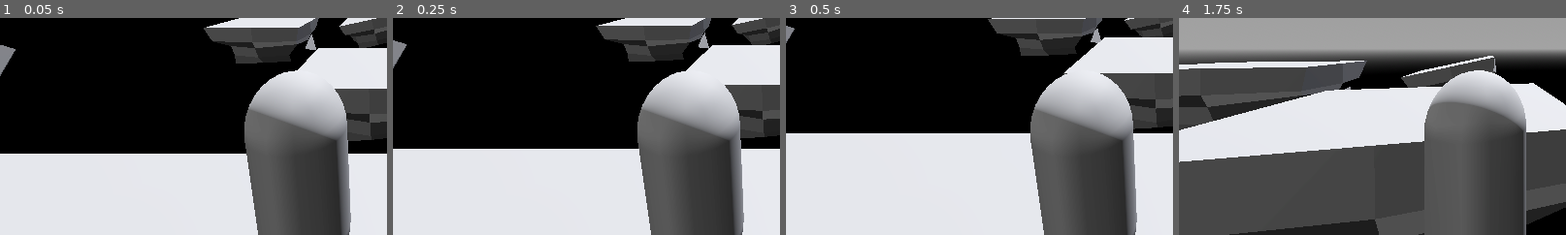
Above: before the commit, frames 1-4 (left to right).
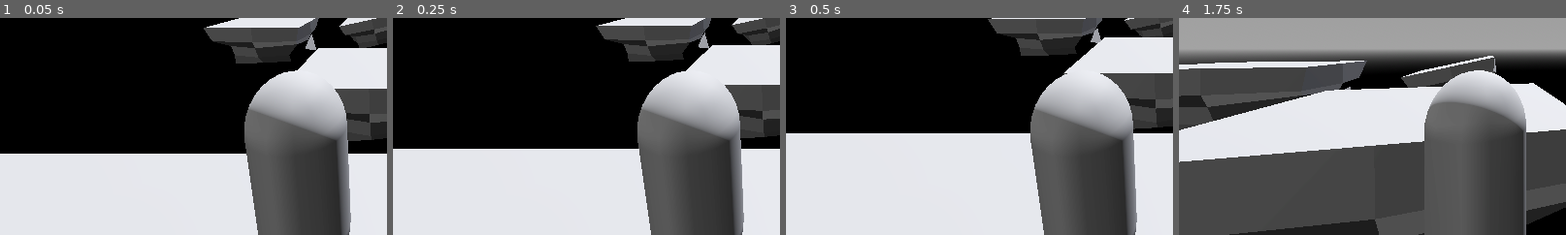
Above: after the commit, the same moments.

Repository: icyfirejosh4352/rigor-mortis
Game: Godot game, scene res://scenes/game.tscn
Two runs of this game, one before a commit and one after it. Both use one fixed random seed, a clock stepped at 60 frames per second and the inputs below.
Inputs (mouse positions are % of the whole screen's width and height, from its top left):
- Up to frame 1 (0.05 s): no input
- Up to frame 2 (0.25 s): no input
- Up to frame 3 (0.5 s): no input
- Up to frame 4 (1.75 s): move the mouse to (45, 70) at 0.52 s; hold Ctrl (slide) 0.53-1.28 s; hold W (forward) from 0.53 s (still down); click (45, 70) at 0.67 s; tap Space (jump) at 0.77, 1.52 s; move the mouse to (57, 51) at 1.27 s; tap Ctrl (slide) at 1.35 s
The pictures show only the part of the screen within x 0-50%, y 42-92%; the shares and areas given below are measured in that part.

The runs differ from the first frame. In frame 1, 0.3% of the frame differs, in the area x 0-5%, y 12-27%; in frame 2, 0.2%; in frame 3, 0.1%; in frame 4, nothing differs.

Commit message:
added half-working wall-running.
Entire movement system rework incoming.

Diff:
--- a/scenes/game.tscn
+++ b/scenes/game.tscn
@@ -50,6 +50,11 @@
 mesh = SubResource("PlaneMesh_lnu2h")
 skeleton = NodePath("../../..")
 
+[node name="MeshInstance3D2" type="MeshInstance3D" parent="platform/StaticBody3D/CollisionShape3D" unique_id=2009811895]
+transform = Transform3D(18.759592, 0, -1.4901161e-08, 0, 1, 0, 4.4703484e-08, 0, 10.000003, -144.41808, -22.141531, -1.4745852)
+mesh = SubResource("PlaneMesh_lnu2h")
+skeleton = NodePath("../../..")
+
 [node name="player" parent="." unique_id=1356530621 instance=ExtResource("1_uwrxv")]
 transform = Transform3D(1, 0, 0, 0, 1, 0, 0, 0, 1, 0.2689495, 6.63983, 0.15692139)
 
@@ -92,7 +97,7 @@
 transform = Transform3D(0.99998766, 0.0048281974, 0.0012136819, -0.0048281974, 0.88112193, 0.47286448, 0.0012136819, -0.47286448, 0.8811344, 18.89642, -2.0028372, 22.67175)
 
 [node name="Node3D8" parent="." unique_id=770572982 instance=ExtResource("2_yqjtg")]
-transform = Transform3D(0.9999978, 0.0002810117, -0.0023789736, -0.002378972, 0.23299184, -0.9724762, 0.00028100796, 0.972479, 0.23299216, -25.944382, 2.39538, -7.3252697)
+transform = Transform3D(4.42, 0, 2.7755576e-17, 0, -4.371139e-08, -1, 0, 1, -4.37114e-08, -100.18473, -8.498196, -2.0116172)
 
 [node name="Node3D9" parent="." unique_id=676891325 instance=ExtResource("2_yqjtg")]
-transform = Transform3D(-0.9999459, -0.010471872, -2.0408455e-08, -0.0024445918, 0.23343271, -0.9723704, 0.010182542, -0.9723169, -0.23344553, -26.095835, 2.39538, 7.5078163)
+transform = Transform3D(-5.5650005, 8.754432e-08, -3.858025e-15, 0, -4.371139e-08, -1, -4.8801303e-07, -1, 4.3711392e-08, -55.2798, 2.39538, 7.209833)
--- a/scripts/player.gd
+++ b/scripts/player.gd
@@ -33,6 +33,8 @@
 const SLIDE_SPDBST = 2.0
 # minimum speed while sliding. could use this for crouching.
 const SLIDE_MINSPEED = 2.0
+# Wallrunning speed multiplier.
+const WALLRUN_MULT = 2
 
 # Whether or not the player is sliding. Idk when I'll use this, but nice to have.
 var IsSliding = false
@@ -141,7 +143,26 @@
 	if is_on_wall():
 		var wall_normal = get_wall_normal()
 		var wall_angle = rad_to_deg(wall_normal.angle_to(Vector3.UP))
-		print (wall_angle)
+
+#		var flat_wallN = Vector3(wall_normal.x, 0, wall_normal.z).normalized()
+#		var flat_LookDir = Vector3(-global_transform.basis.z.x, 0, -global_transform.basis.z.z).normalized()
+
+#		var angle_diff = flat_wallN.signed_angle_to(flat_LookDir, Vector3.UP)
+		var LookMult = 0
+		if input_dir.y > 0:
+			LookMult = -1
+		elif input_dir.y < 0:
+			LookMult = 1
+#		print ("LookMult: ",LookMult)
+#		print ("wall_angle: ", wall_angle)
+#		print("angle_diff: ", angle_diff)
+#		print ("flat wallN: ", flat_wallN)
+#		print ("flat LookDir: ", flat_LookDir)
 		if wall_angle >= 75 && wall_angle <= 100:
-			print ("can wallrun")
-			velocity = Vector3.ZERO
+#			print ("can wallrun")
+#			print (wall_normal)
+			var rotatedNormal = wall_normal.rotated(Vector3.UP, deg_to_rad(90 * LookMult)).normalized()
+			velocity = rotatedNormal * SPEED * WALLRUN_MULT
+			print (velocity)
+
+			# need to rework ENTIRE movement system to use state machines. highly inefficient to do everything like this.
